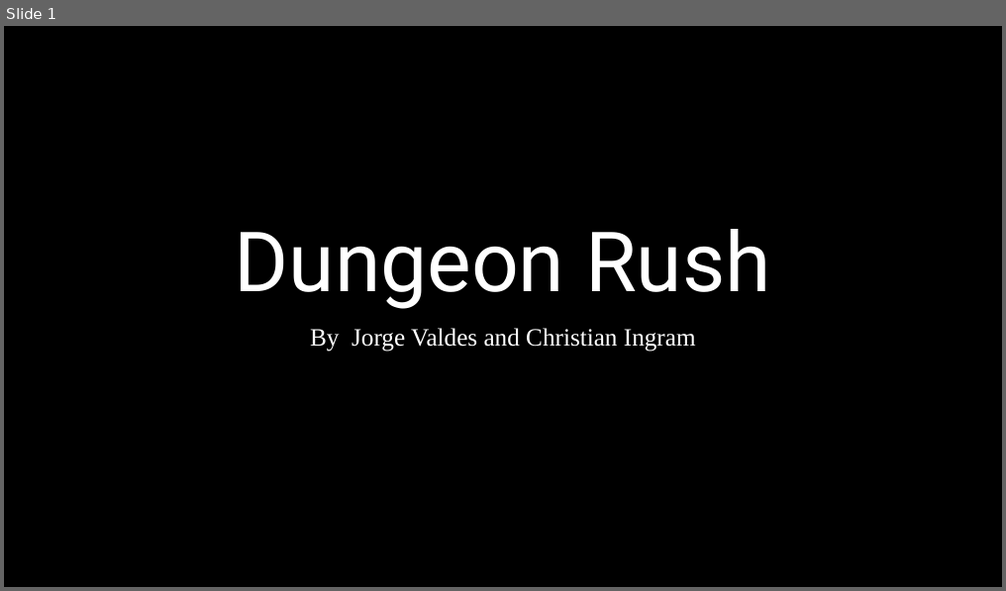
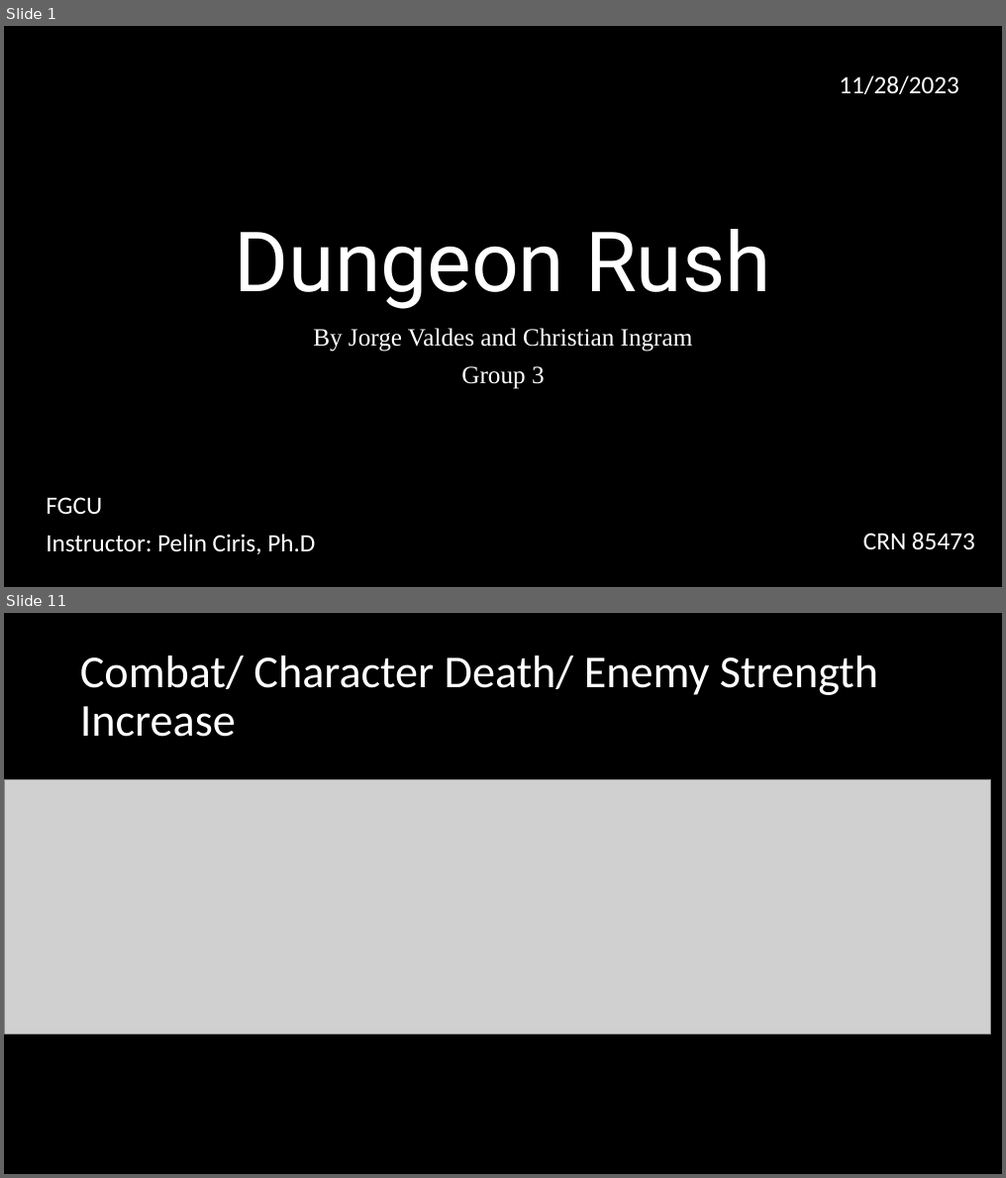
Before and after one commit to jlvaldes0325/Intro-to-Comp-Sci-Final, a slide deck: FInal Presentation.pptm. Shown one above the other, each under a label of ours: slide 1 before the commit, slides 1 and 11 after it; the slides between them are not shown. The pictures are 1006x591 and 1006x1178 pixels, drawn with LibreOffice and Linux fonts; fonts in the diff are those of the drawing; grey boxes stand for pictures. Boxes give left, top, right and bottom in pixels: in the first picture for what was removed or moved away, otherwise in the second. Text is boxed around its words. In the diff, an @@ line names an element or a change of style, - is before the commit and + after.

```diff
--- a/FInal Presentation.pptm
+++ b/FInal Presentation.pptm
@@ slide 11 added at (x1=4, y1=613, x2=1002, y2=1174), background #000000 @@
@@ title added at (x1=80, y1=656, x2=878, y2=737), 44 pt, text #FFFFFF @@
+Combat/ Character Death/ Enemy Strength Increase
@@ picture added at (x1=4, y1=779, x2=991, y2=1034) @@
@@ slide 1 changed as well @@
@@ text added at (x1=839, y1=76, x2=959, y2=94), 24 pt, text #FFFFFF @@
+11/28/2023
@@ subtitle at (x1=461, y1=367, x2=545, y2=389): paragraph added @@
+Group 3
@@ text added at (x1=46, y1=497, x2=315, y2=555), 24 pt, text #FFFFFF @@
+FGCU
+Instructor: Pelin Ciris, Ph.D
@@ text added at (x1=863, y1=532, x2=975, y2=551), 24 pt, text #FFFFFF @@
+CRN 85473
```
Also in this commit, not shown: 14 other slides added, 2 slides removed.
